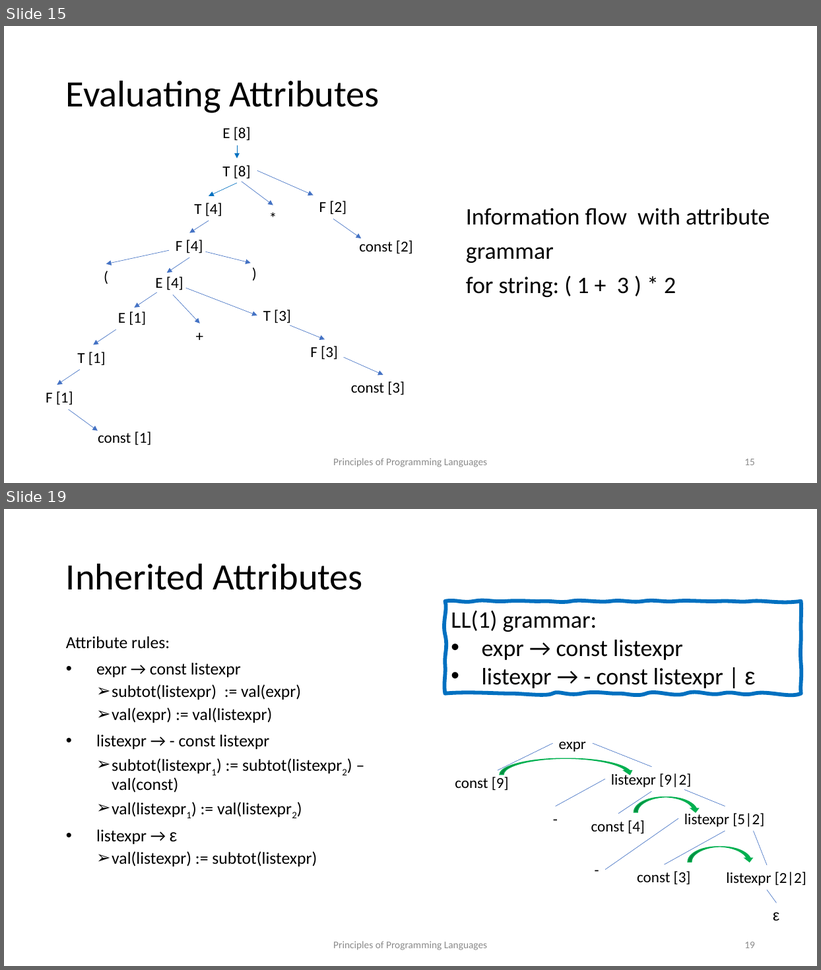
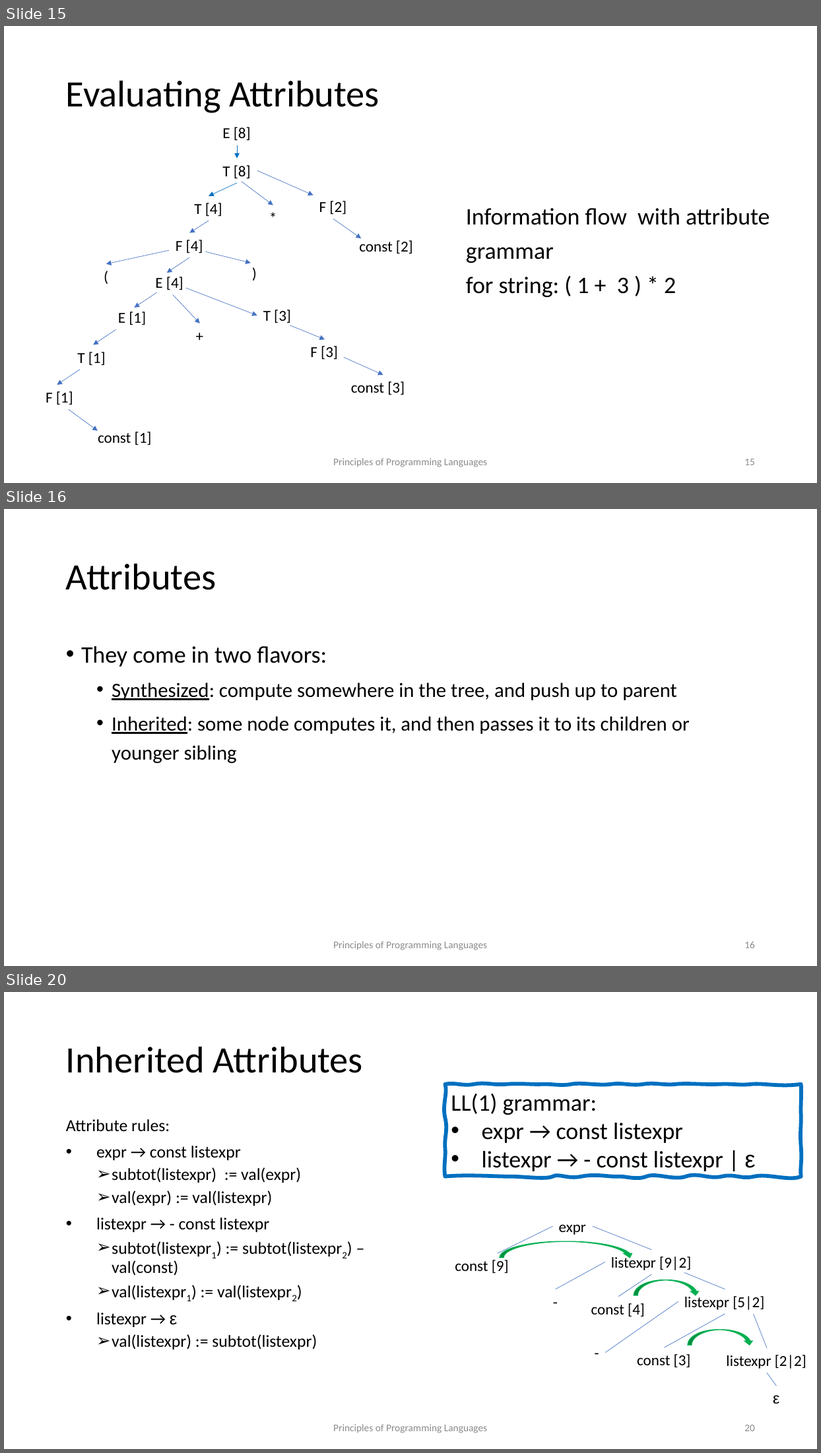
Before and after one commit to kongm/pl-design, a slide deck: semantics.pptx. Shown one above the other, each under a label of ours: slides 15 and 19 before the commit, slides 15, 16 and 20 after it; the slides between them are not shown. The pictures are 821x970 and 821x1453 pixels, drawn with LibreOffice and Linux fonts; fonts in the diff are those of the drawing. Boxes give left, top, right and bottom in pixels: in the first picture for what was removed or moved away, otherwise in the second. Text is boxed around its words. In the diff, an @@ line names an element or a change of style, - is before the commit and + after.

```diff
--- a/semantics.pptx
+++ b/semantics.pptx
@@ slide 16 added at (4,509,817,966), background #FFFFFF @@
@@ title added at (66,563,216,590), 44 pt, text #000000 @@
+Attributes
@@ text added at (81,646,690,764), 24 pt, text #000000 @@
+• They come in two flavors:
+  • Synthesized: compute somewhere in the tree, and push up to parent
+  • Inherited: some node computes it, and then passes it to its children or younger sibling
@@ text added at (333,941,487,951), 12 pt, text #8C8C8C @@
+Principles of Programming Languages
@@ page number added at (745,941,755,949), 12 pt, text #8C8C8C @@
+16
@@ what was slide 19 is now slide 20 @@
@@ page number at (745,1425,755,1432): text changed @@
-19
+20
```
Also in this commit, not shown: 5 slides changed, 1 other file.
